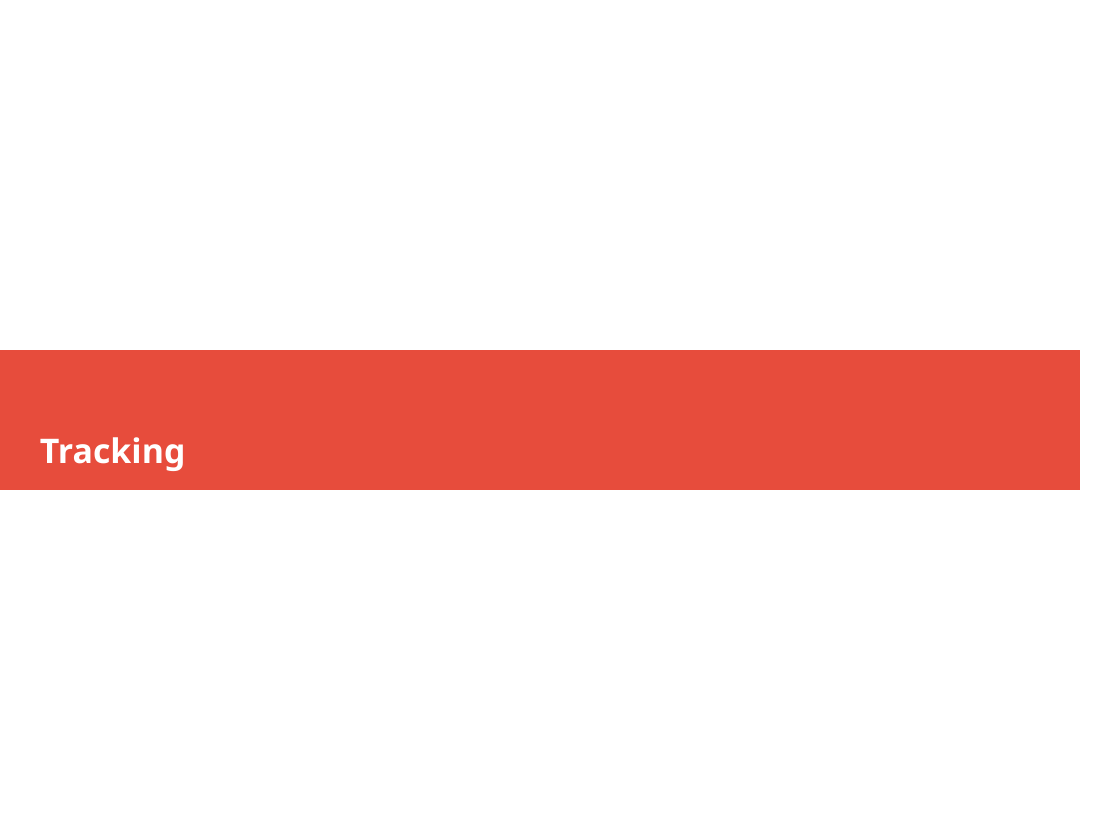
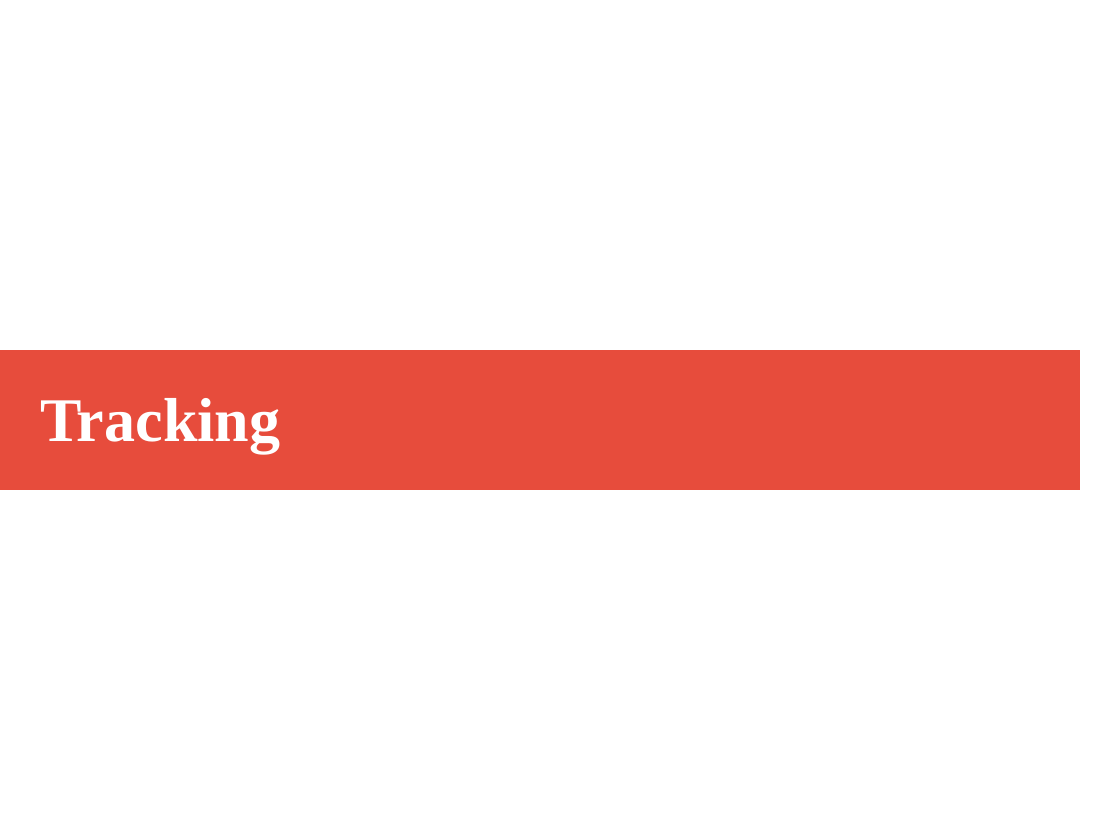
Before and after one commit to rsehgal/G4Simulations, a slide deck: slide 1 of Presentations/Tracking.pptx. Drawn at 1120x840 pixels with LibreOffice and Linux fonts; fonts in the diff are those of the drawing. Boxes give left, top, right and bottom in pixels: in the first picture for what was removed or moved away, otherwise in the second. Text is boxed around its words. In the diff, an @@ line names an element or a change of style, - is before the commit and + after.

```diff
--- a/Presentations/Tracking.pptx
+++ b/Presentations/Tracking.pptx
@@ text "Tracking": place and size @@
-text "Tracking" at (40, 437, 186, 471)
+text "Tracking" at (40, 398, 280, 453)
@@ text "Tracking" at (40, 398, 280, 453): size 24 to 44 pt, font Noto Sans to Times New Roman @@
```
Also in this commit, not shown: 2 other slides changed, 1 other file.
